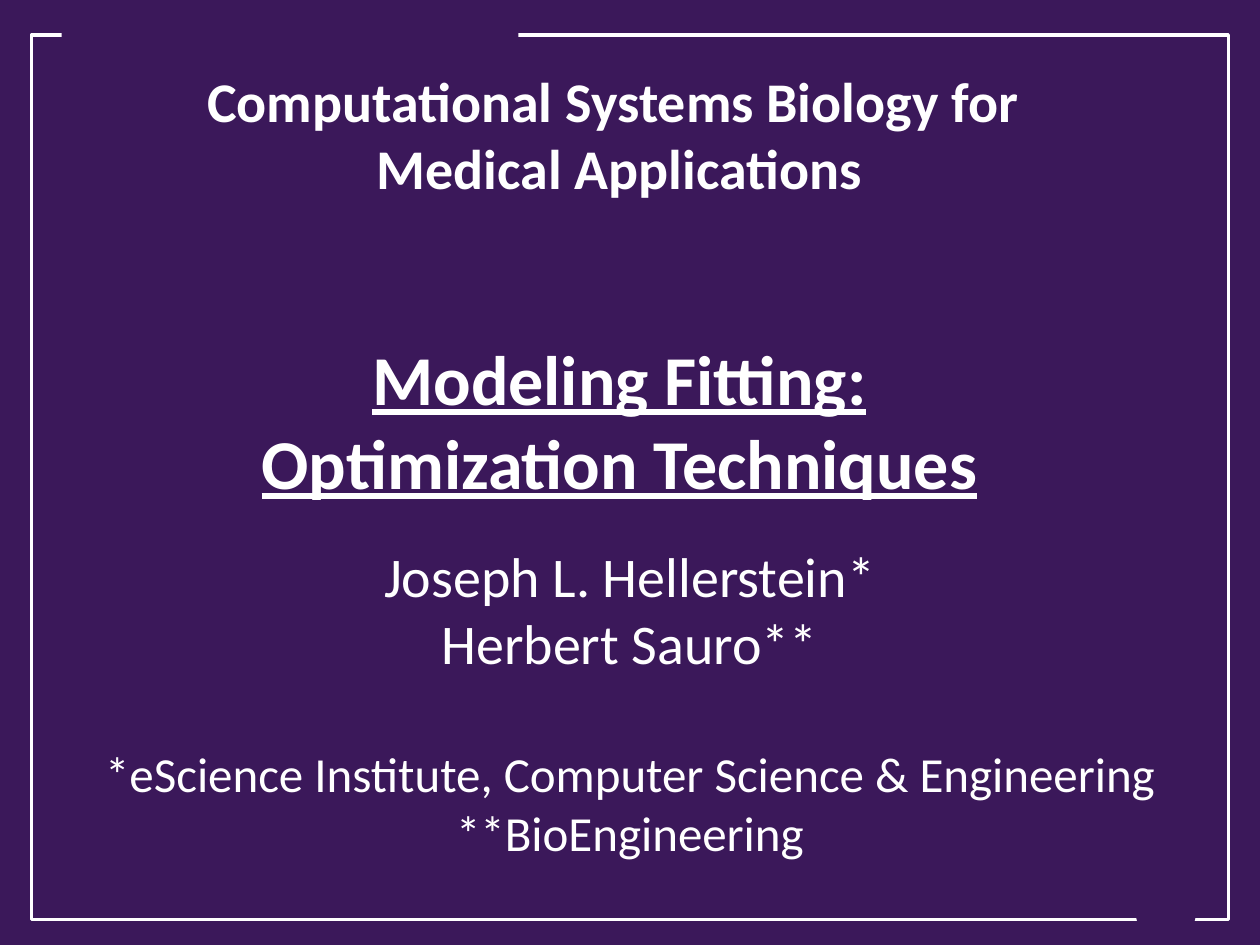
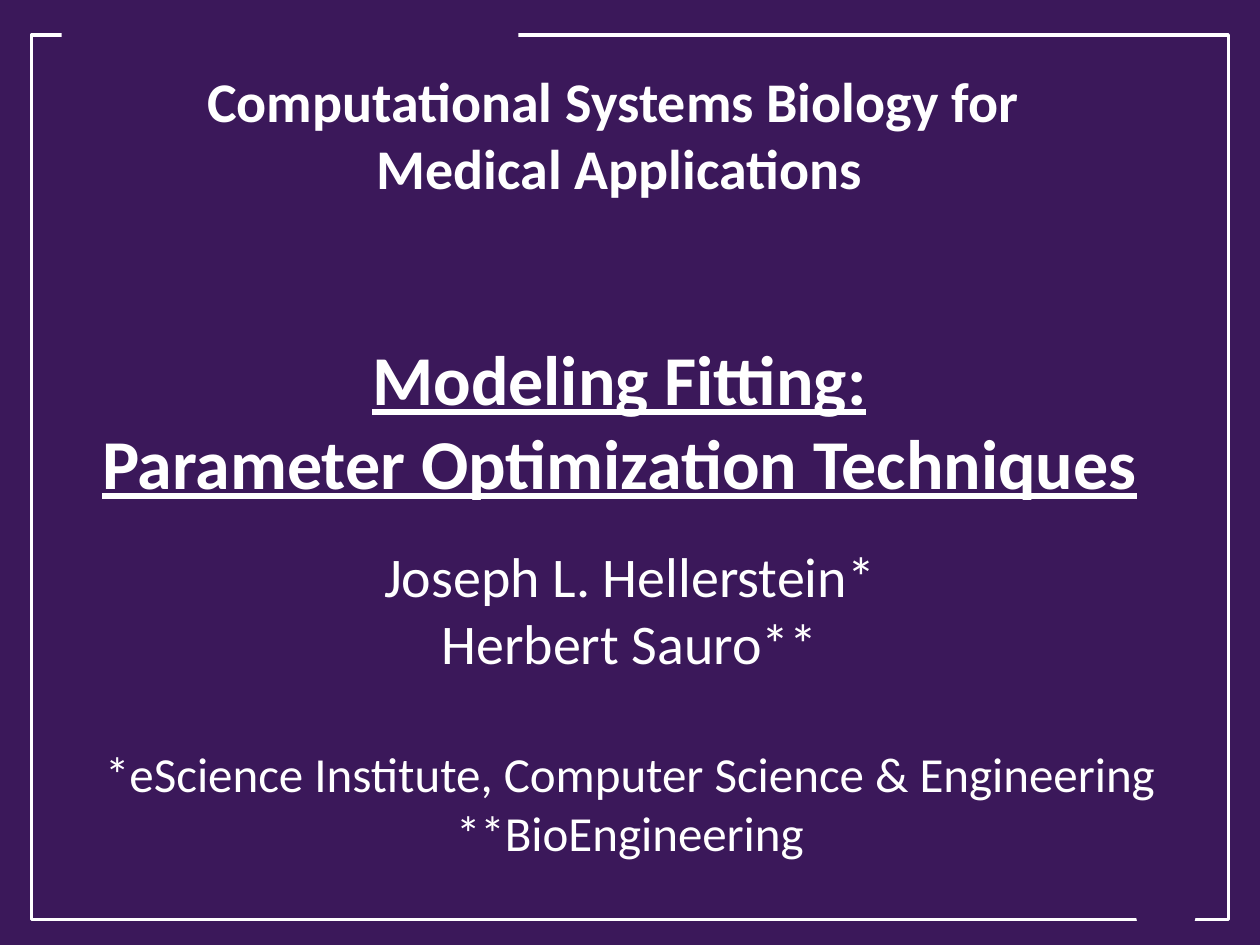
Before and after one commit to ModelEngineering/advancing-biomedical-models, a slide deck: slide 1 of Lectures/Lecture_8_Model_Fitting_Optimization_Techniques.pptx. Drawn at 1260x945 pixels with LibreOffice and Linux fonts; fonts in the diff are those of the drawing; background and template pictures are left out. Boxes give left, top, right and bottom in pixels: in the first picture for what was removed or moved away, otherwise in the second. Text is boxed around its words. In the diff, an @@ line names an element or a change of style, - is before the commit and + after.

Commit message:
updates

```diff
--- a/Lectures/Lecture_8_Model_Fitting_Optimization_Techniques.pptx
+++ b/Lectures/Lecture_8_Model_Fitting_Optimization_Techniques.pptx
@@ title at bbox=[102, 82, 1136, 500]: text changed @@
-Computational Systems Biology for
-Medical Applications
-Modeling Fitting:
-Optimization Techniques
+Computational Systems Biology for
+Medical Applications
+Modeling Fitting:
+Parameter Optimization Techniques
```
Also in this commit, not shown: 2 other slides changed, 1 slide added.
